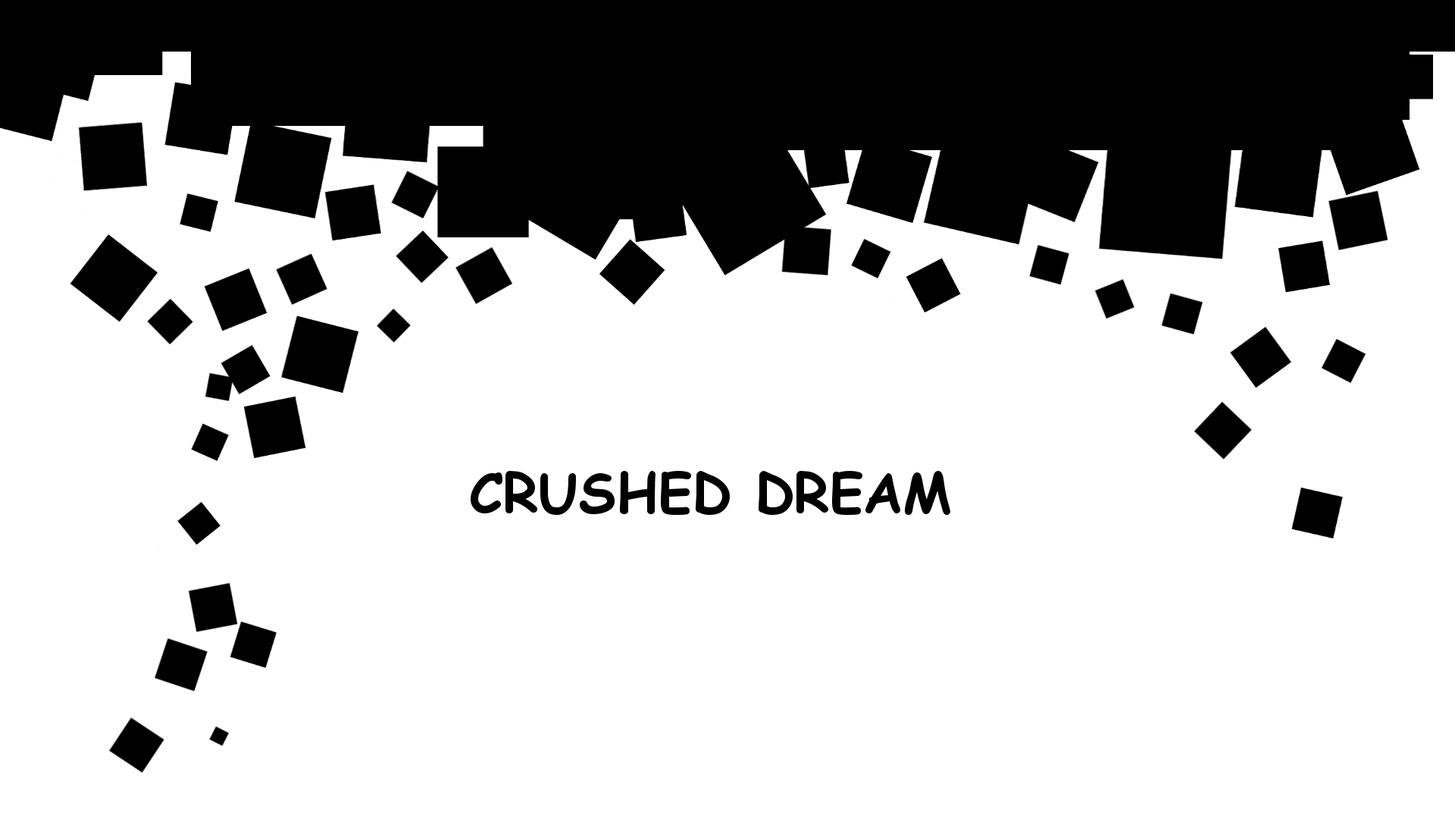
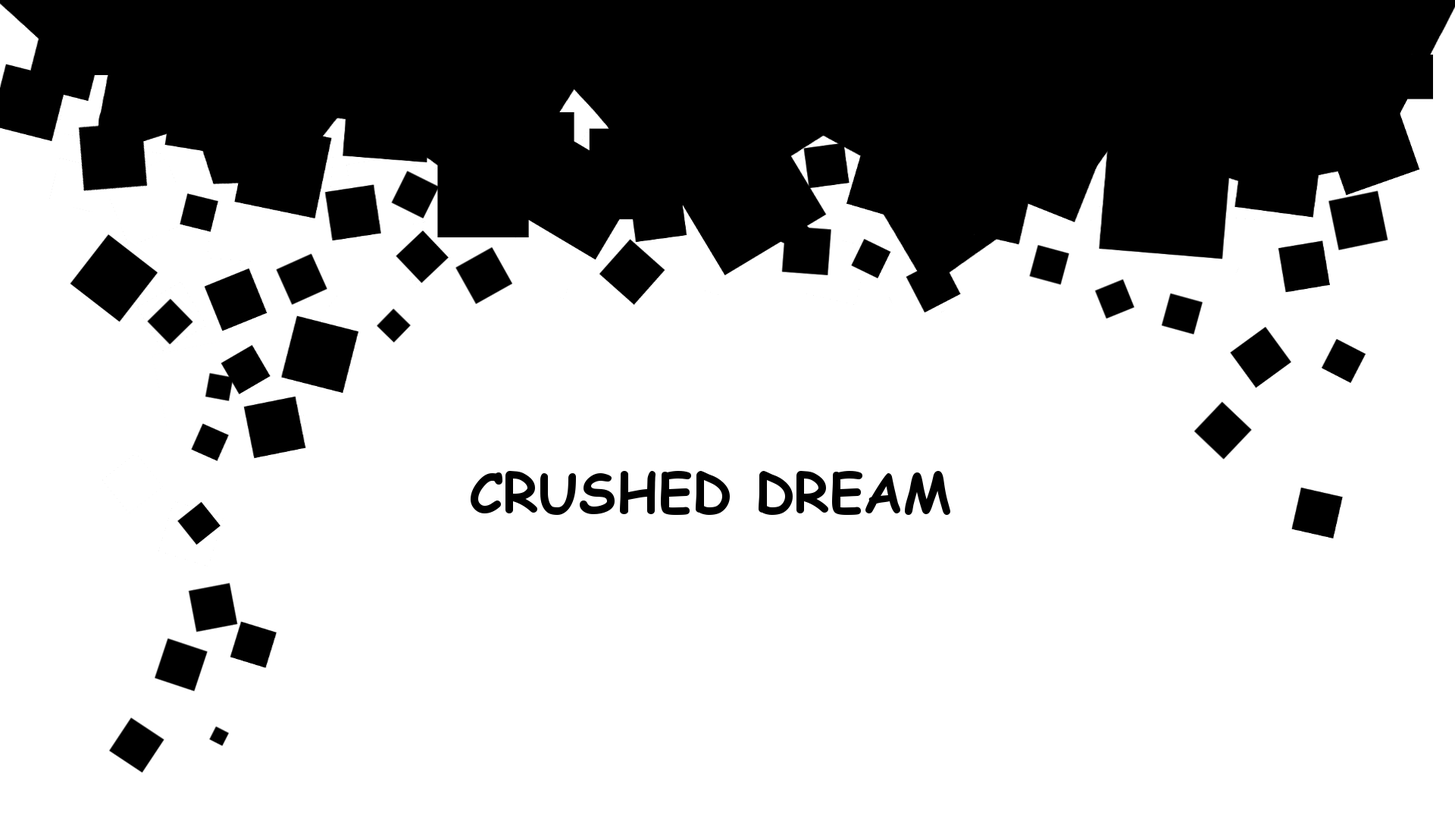
Comparing the layer stacks of the two 1455x819 images. Changes:
painted on "Top" over box(0, 3, 1455, 273)
